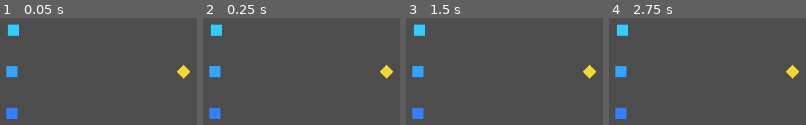
Above: before the commit, frames 1-4 (left to right).
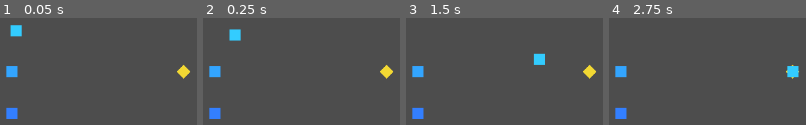
Above: after the commit, the same moments.

Repository: 0klabauta0-jpg/Sternenbuergerchen
Game: Godot game, scene res://scenes/tests/mission_reactivity_test.tscn
Same seed, same stepped clock (60 frames per second), same inputs: the game is played once before the commit and once after it.
Inputs:
- Up to frame 1 (0.05 s): no input
- Up to frame 2 (0.25 s): no input
- Up to frame 3 (1.5 s): tap Enter at 1.25 s
- Up to frame 4 (2.75 s): no input

The runs differ from the first frame. In frame 1, 0.5% of the frame differs, in the area x 4-12%, y 5-18%; in frame 2, 1.3%, in the area x 4-20%, y 5-22%; in frame 3, 1.3%; in frame 4, 1.3%.

Commit message:
Fix visible move flow in mission test scene

Diff:
--- a/scripts/core/simulation_root.gd
+++ b/scripts/core/simulation_root.gd
@@ -193,15 +193,17 @@
 	var node_2d: Node2D = unit
 	var current_position: Vector2 = node_2d.position
 	var direction: Vector2 = target_position - current_position
+	if direction.is_zero_approx():
+		node_2d.position = target_position
+		return
+
 	var step_distance: float = MOVE_SPEED_PER_SECOND * delta
 	if direction.length() <= step_distance:
 		node_2d.position = target_position
 		return
 
-	if direction.is_zero_approx():
-		return
-
 	node_2d.position = current_position + direction.normalized() * step_distance
+	command_queue.append(cmd.duplicate(true))
 
 
 func _get_unit_registry():
Not shown, changed: docs/IMPLEMENTATION_STATUS.md
